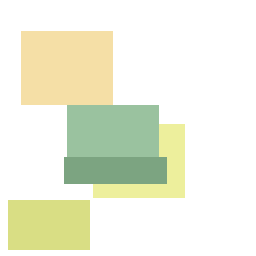
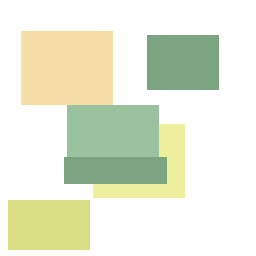
Before/after of a (256, 256) layered artwork. What changed in the layer stack:
painted on "レイヤー 13" over <box>147,35,219,90</box>
